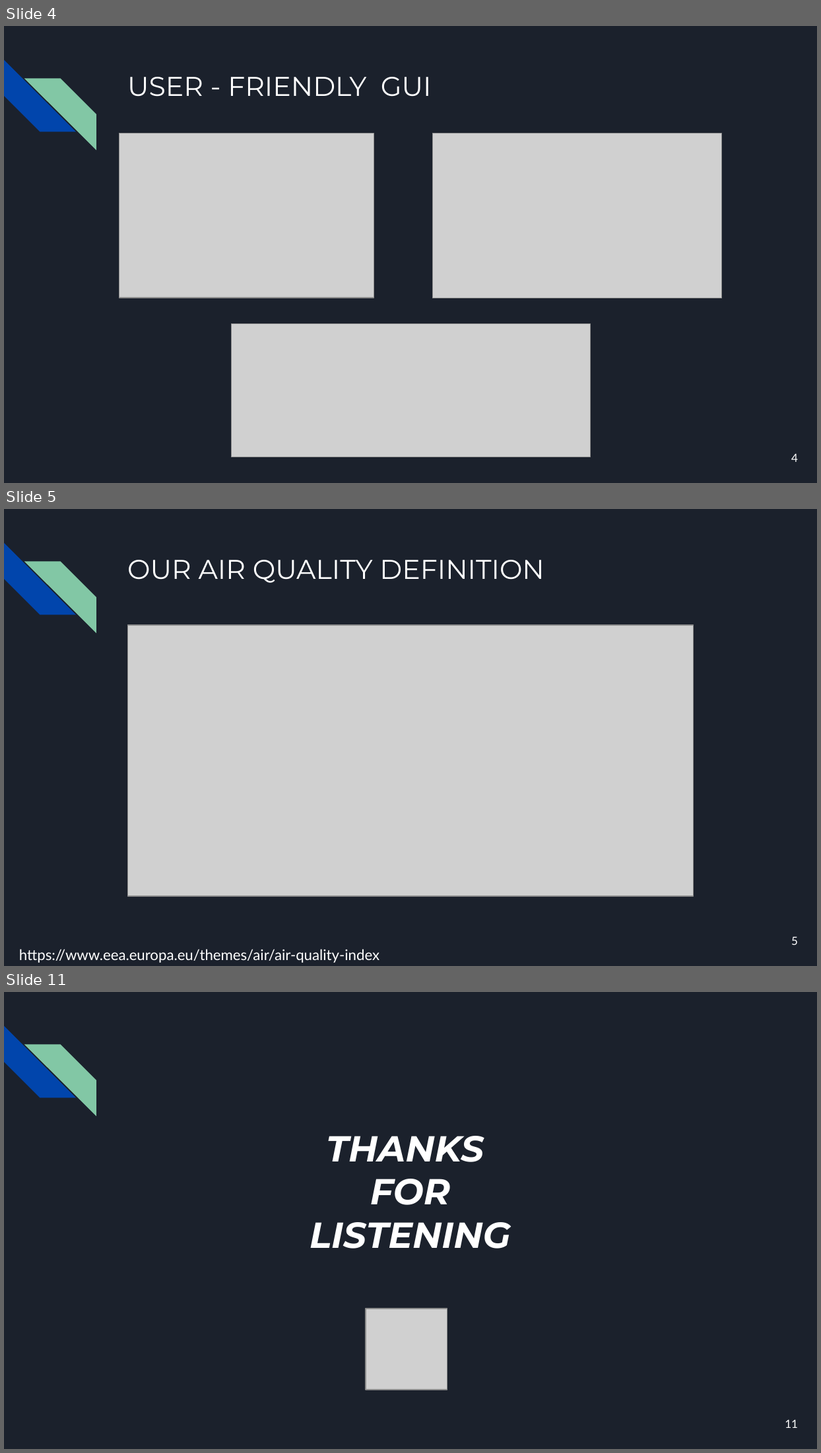
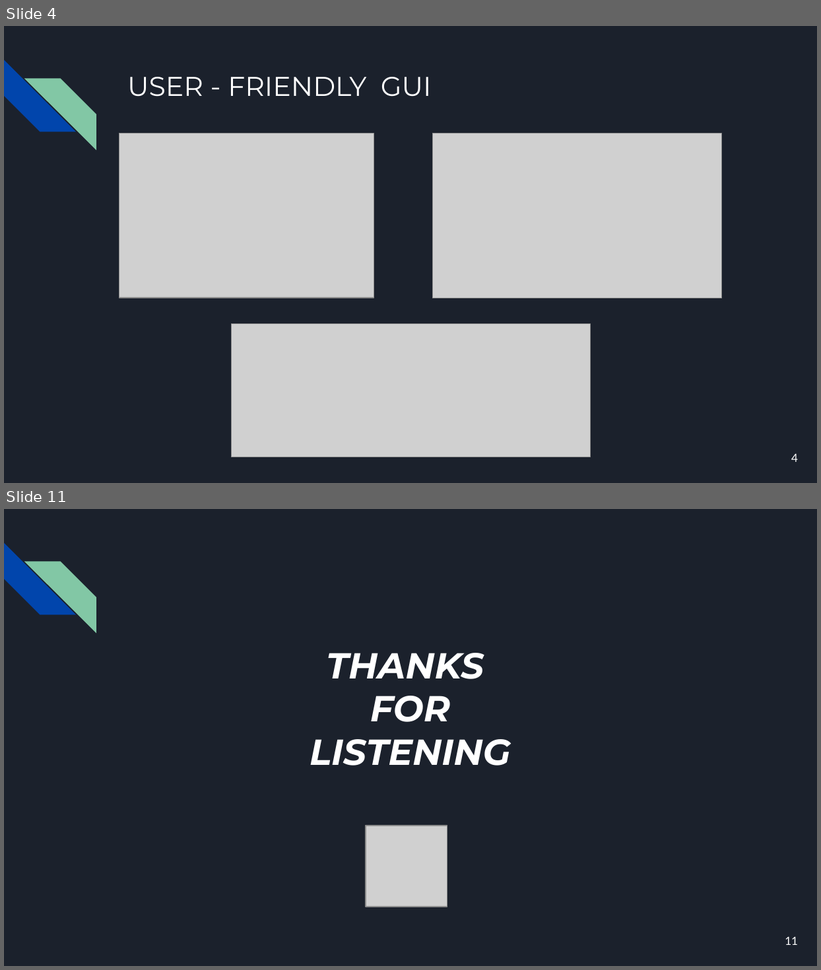
Before and after one commit to GianC0/IST-SOE, a slide deck: presentation.pptx. Shown one above the other, each under a label of ours: slides 4, 5 and 11 before the commit, slides 4 and 11 after it; the slides between them are not shown. The pictures are 821x1453 and 821x970 pixels, drawn with LibreOffice and Linux fonts; fonts in the diff are those of the drawing; grey boxes stand for pictures. Boxes give left, top, right and bottom in pixels: in the first picture for what was removed or moved away, otherwise in the second. Text is boxed around its words. In the diff, an @@ line names an element or a change of style, - is before the commit and + after.

```diff
--- a/presentation.pptx
+++ b/presentation.pptx
@@ slide 5 removed at (4,509,817,966), background #1B212C; not listed: 2 template elements that a slide beside it also shows @@
@@ title removed at (127,560,544,583) @@
-OUR AIR QUALITY DEFINITION
@@ picture removed at (127,625,694,897) @@
@@ page number removed at (791,937,798,945) @@
-5
@@ text removed at (19,949,380,963) @@
-https://www.eea.europa.eu/themes/air/air-quality-index
```
Also in this commit, not shown: 7 slides changed, 1 slide added.
